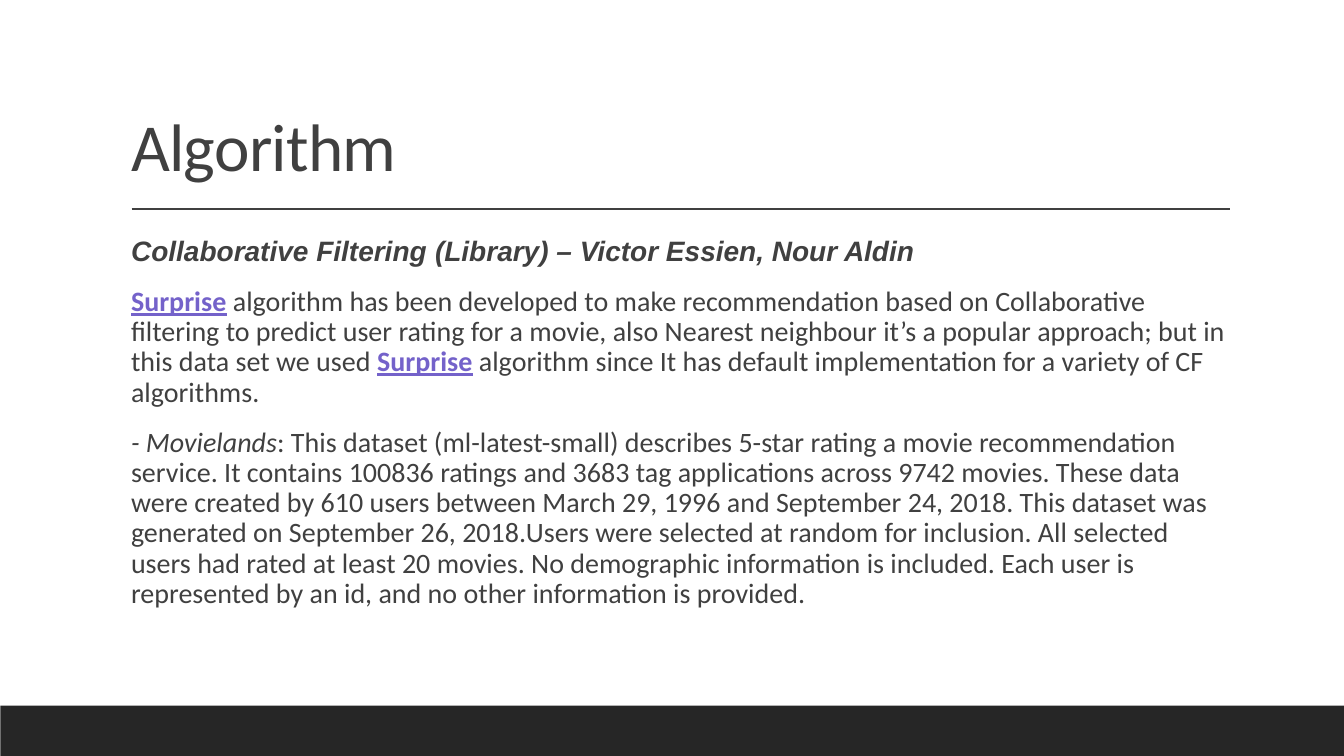
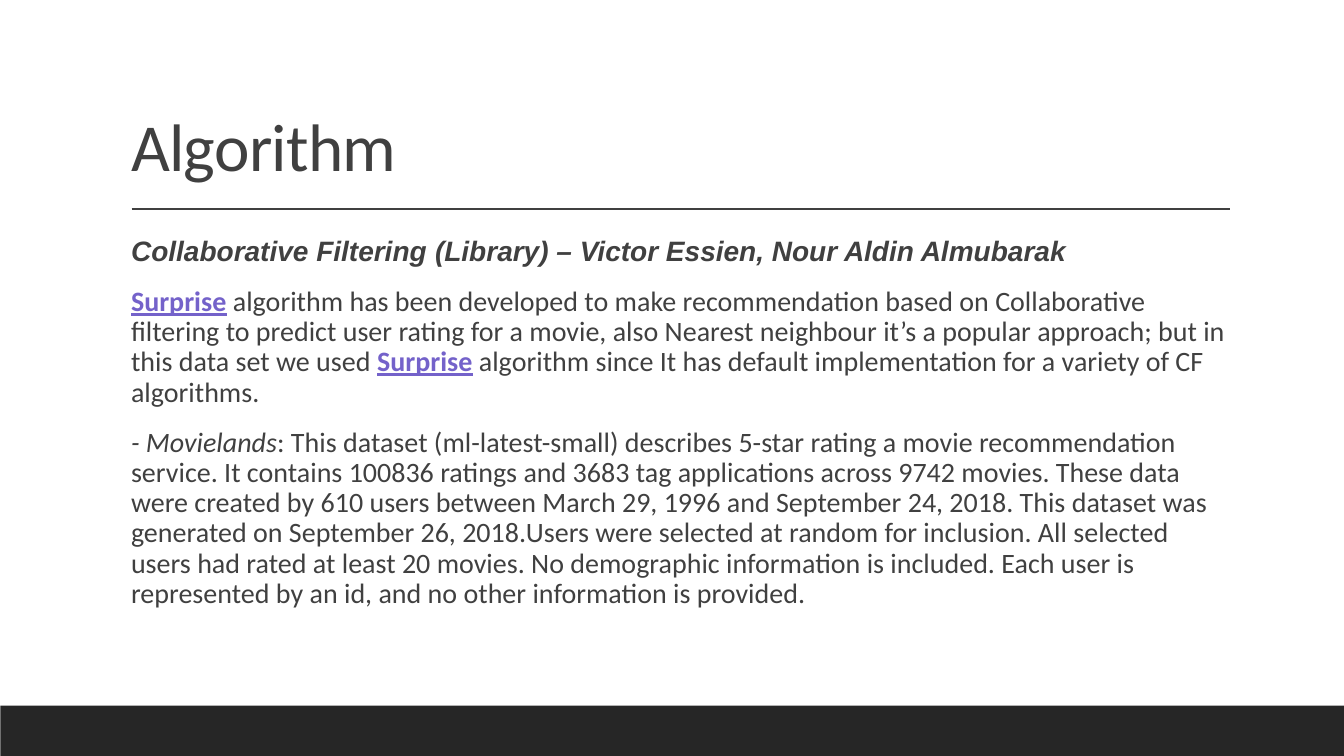
Before and after one commit to Data-Mining-Algorithms/Data-Mining-Algorithms, a slide deck: slide 7 of Data Mining presentation.pptx. Drawn at 1344x756 pixels with LibreOffice and Linux fonts; fonts in the diff are those of the drawing. Boxes give left, top, right and bottom in pixels: in the first picture for what was removed or moved away, otherwise in the second. Text is boxed around its words. In the diff, an @@ line names an element or a change of style, - is before the commit and + after.

```diff
--- a/Data Mining presentation.pptx
+++ b/Data Mining presentation.pptx
@@ text at [131,240,1066,266]: text changed @@
-  Collaborative Filtering (Library) – Victor Essien, Nour Aldin
+  Collaborative Filtering (Library) – Victor Essien, Nour Aldin Almubarak
```
Also in this commit, not shown: 1 other slide changed.
